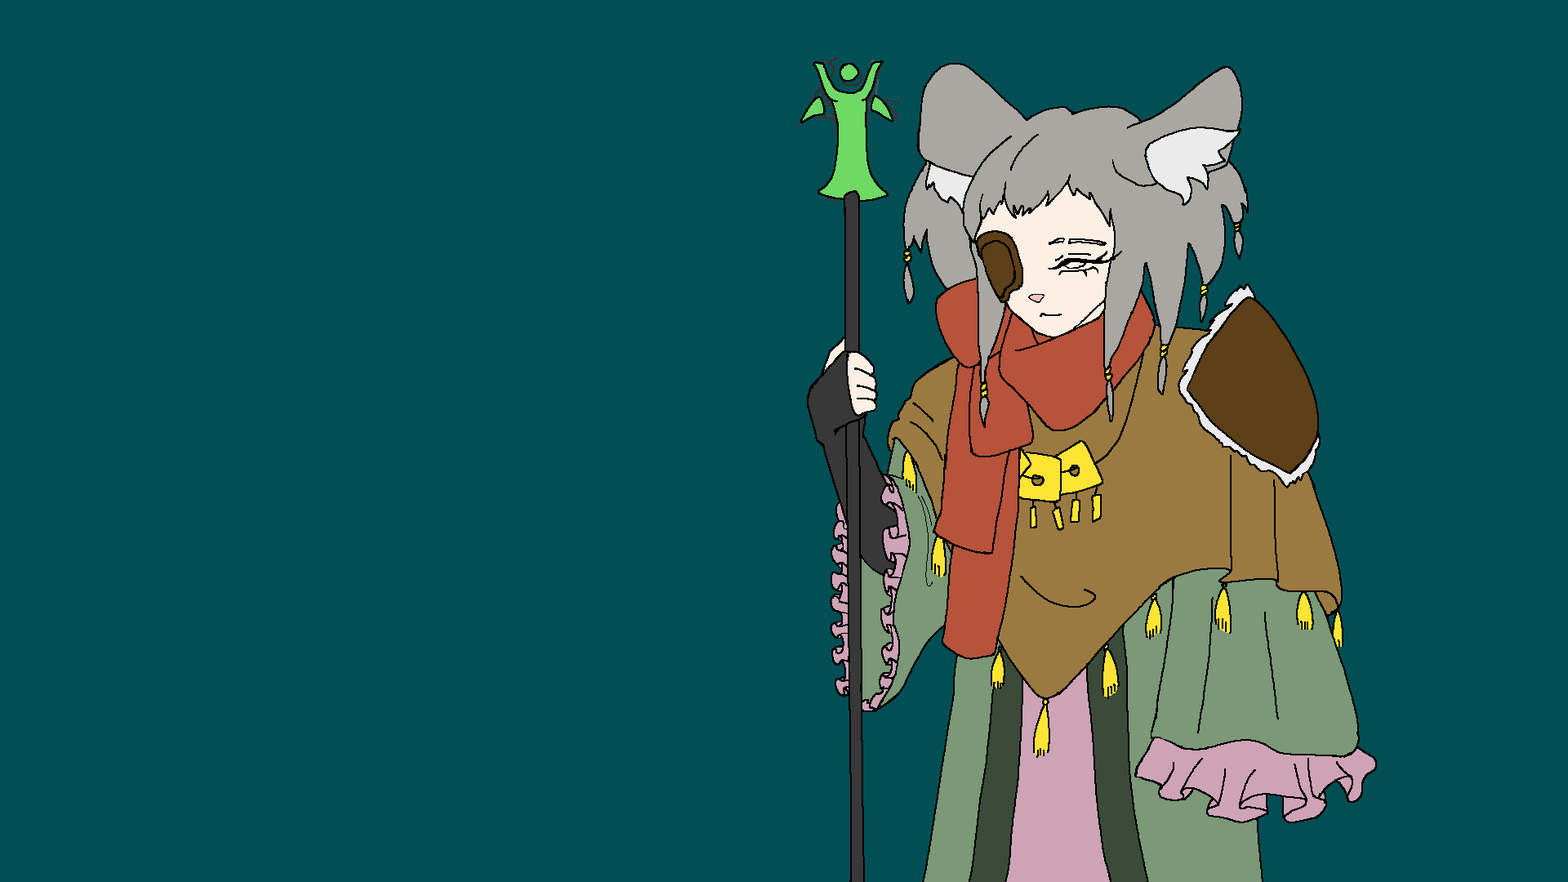
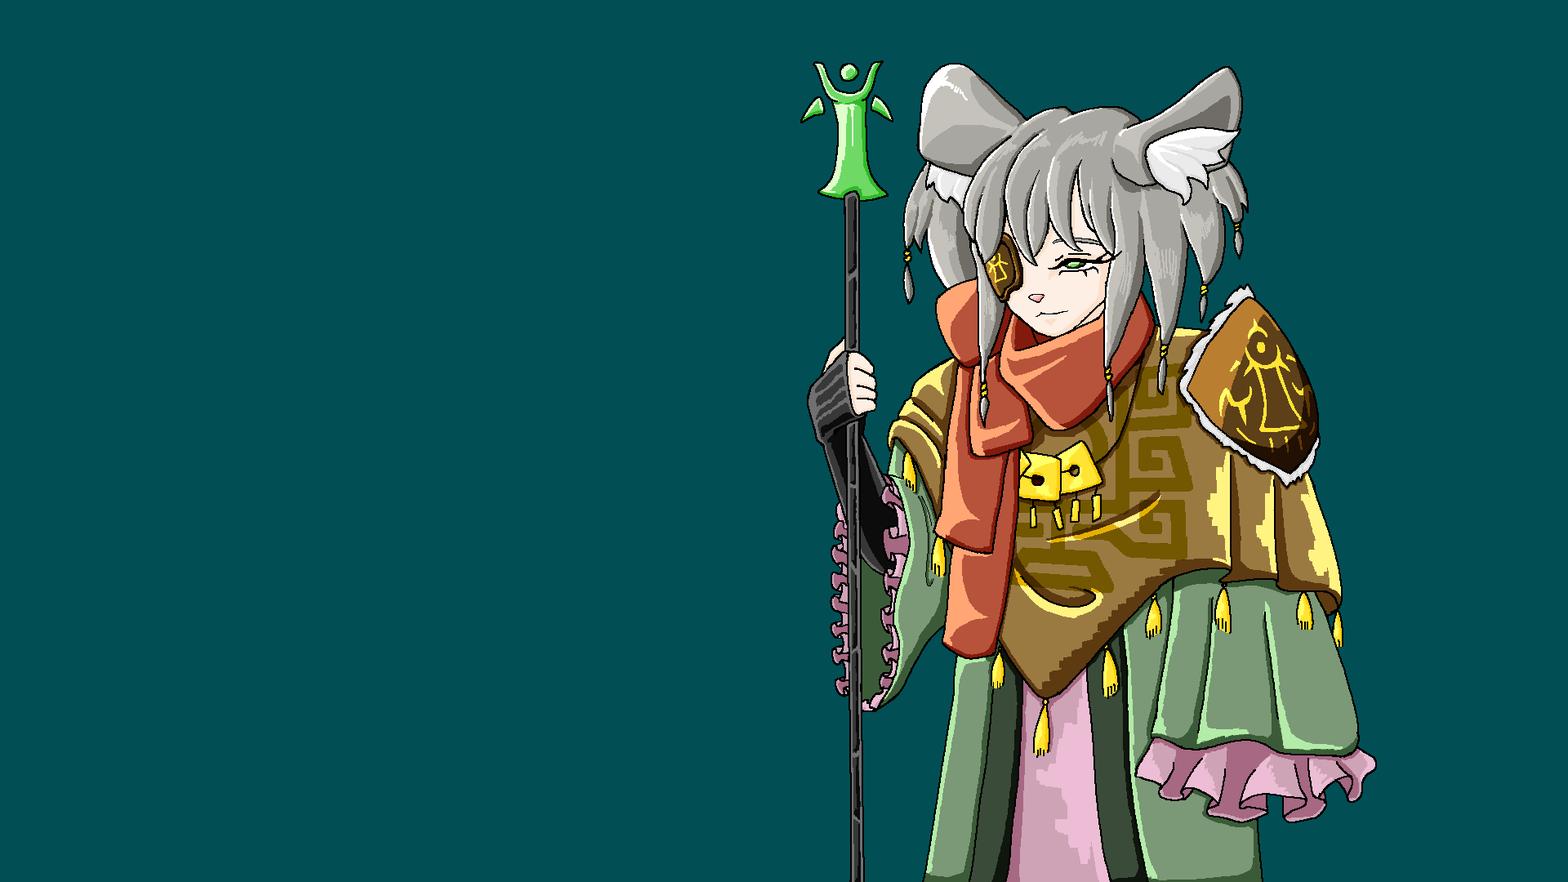
Before/after of a 1568px x 882px layered artwork. What changed in the layer stack:
added group "Group 1" with 7 layers above "Layer 2" over 800, 60, 1376, 882
renamed "레이어 1" to "선", moved it into group "Group 1", painted on it over 800, 60, 1378, 882
added layer "빛" (overlay) in group "Group 1" over 804, 62, 1376, 882
added layer "그림자" (multiply) in group "Group 1" over 802, 61, 1363, 882
added layer "문양1" in group "Group 1" over 986, 253, 1315, 453
added layer "선생문양" (2nd of 2, in "Group 1") (multiply) in group "Group 1" over 1008, 347, 1194, 594
renamed "Layer 3" to "채색", moved it into group "Group 1", painted on it over 802, 62, 1376, 882
hid "Layer 2" over 797, 57, 1314, 433